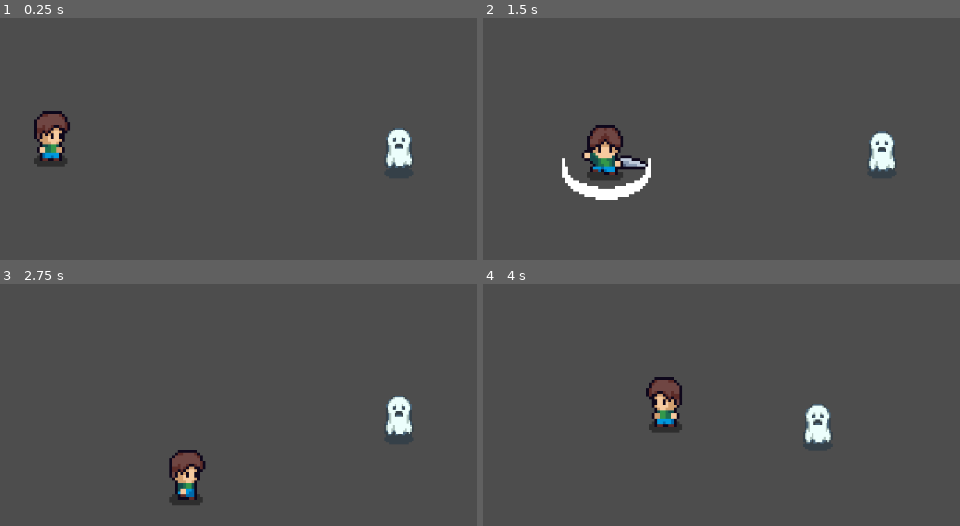
Above: before the commit, frames 1-4 (two rows, left to right).
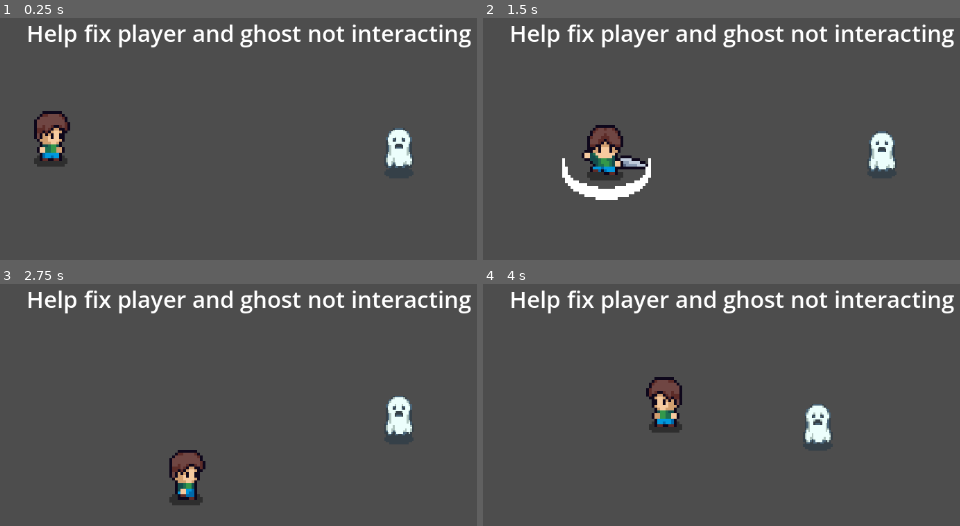
Above: after the commit, the same moments.

Repository: Kahils/supinski-kahil-final
Game: Godot game, scene res://Scenes/level_01.tscn
The game is run twice, just before and just after one commit, with the same random seed, the same clock (stepped at 60 frames per second) and the same inputs.
Inputs:
- Up to frame 1 (0.25 s): no input
- Up to frame 2 (1.5 s): tap Enter at 0.5 s; hold D (right) 0.53-1.28 s; tap Space (attack) at 0.6, 1.35 s; hold S (down) from 1.28 s (still down)
- Up to frame 3 (2.75 s): release S (down) at 2.03 s; hold D (right) from 2.03 s (still down); tap Space (attack) at 2.1 s
- Up to frame 4 (4 s): release D (right) at 2.78 s; hold W (up) 2.78-3.53 s; tap Space (attack) at 2.85, 3.6 s; hold A (left) from 3.53 s (still down)

The runs differ from the first frame. In frame 1, 2.9% of the frame differs, in the area x 5-99%, y 2-13%; in frame 2, 2.9%; in frame 3, 2.9%; in frame 4, 2.9%.

Commit message:
Update7/22

Diff:
--- a/Scenes/ghost.tscn
+++ b/Scenes/ghost.tscn
@@ -2,6 +2,7 @@
 
 [ext_resource type="Texture2D" uid="uid://4j4yvfqoi2yq" path="res://Assets/Holloween_Pack/ghost1.png" id="1_3mxmt"]
 [ext_resource type="Script" uid="uid://78g3yflrgmet" path="res://Scripts/ghost.gd" id="1_e3r4w"]
+[ext_resource type="AudioStream" uid="uid://cfsuqs73b0c0m" path="res://Assets/Audio/HitEnemy.wav" id="3_108wt"]
 
 [sub_resource type="AtlasTexture" id="AtlasTexture_e3r4w"]
 atlas = ExtResource("1_3mxmt")
@@ -127,7 +128,7 @@
 sprite_frames = SubResource("SpriteFrames_pe55a")
 animation = &"move_right"
 autoplay = "move_down"
-frame_progress = 0.13551196
+frame_progress = 0.984946
 
 [node name="CollisionShape2D" type="CollisionShape2D" parent="." unique_id=509954865]
 position = Vector2(-0.39999998, 0.79999995)
@@ -138,5 +139,9 @@
 [node name="CollisionShape2D" type="CollisionShape2D" parent="Sight" unique_id=907575212]
 shape = SubResource("CircleShape2D_3mxmt")
 
+[node name="TakeDamage" type="AudioStreamPlayer2D" parent="." unique_id=1211360878]
+stream = ExtResource("3_108wt")
+pitch_scale = 0.75
+
 [connection signal="body_entered" from="Sight" to="." method="_on_sight_body_entered"]
 [connection signal="body_exited" from="Sight" to="." method="_on_sight_body_exited"]
--- a/Scenes/level_01.tscn
+++ b/Scenes/level_01.tscn
@@ -2,6 +2,9 @@
 
 [ext_resource type="PackedScene" uid="uid://bxua55j6dn5th" path="res://Scenes/player.tscn" id="1_f6slu"]
 [ext_resource type="PackedScene" uid="uid://domq2l8k6xucd" path="res://Scenes/ghost.tscn" id="2_fr3la"]
+
+[sub_resource type="LabelSettings" id="LabelSettings_fr3la"]
+font_size = 33
 
 [node name="Level_01" type="Node2D" unique_id=1602714501]
 
@@ -10,3 +13,11 @@
 
 [node name="Ghost" parent="." unique_id=1929413101 instance=ExtResource("2_fr3la")]
 position = Vector2(817.00006, 325)
+
+[node name="Label" type="Label" parent="." unique_id=1127841806]
+offset_left = 279.0
+offset_top = 137.0
+offset_right = 929.0
+offset_bottom = 183.0
+text = "Help fix player and ghost not interacting "
+label_settings = SubResource("LabelSettings_fr3la")
--- a/Scenes/player.tscn
+++ b/Scenes/player.tscn
@@ -446,6 +446,7 @@
 
 [node name="Hitbox" type="Area2D" parent="." unique_id=574877584]
 position = Vector2(7.5, -0.5)
+collision_mask = 2
 metadata/_edit_group_ = true
 
 [node name="CollisionShape2D" type="CollisionShape2D" parent="Hitbox" unique_id=194558397]
--- a/Scripts/ghost.gd
+++ b/Scripts/ghost.gd
@@ -1,15 +1,19 @@
 extends CharacterBody2D
 
 @onready var animated_sprite_2d = $AnimatedSprite2D
+@onready var take_damage_sound = $TakeDamage
 
 
-const SPEED = 75.0
+const SPEED: int = 75
+const KNOCKBACK_FORCE: int = 100
 
+var is_alive: bool = true
+var health: int = 100
 var target = null
 
 
 func _physics_process(delta: float) -> void:
-	if target:
+	if is_alive and target:
 		_attack(delta)
 
 
@@ -19,6 +23,25 @@
 	position += direction * SPEED * delta
 	animated_sprite_2d.play("move_down")
 
+
+func take_damage(damage: int, attacker_position: Vector2) -> void:
+	health -= damage
+	print(health)
+	if health <= 0:
+		_die()
+	else:
+		take_damage_sound.play()
+	#knockback
+		var knockback_direction = (position - attacker_position).normalized()
+		var target_position = position + knockback_direction * KNOCKBACK_FORCE
+
+		var tween = create_tween()
+		tween.set_ease(Tween.EASE_OUT)
+		tween.set_trans(Tween.TRANS_CUBIC)
+		tween.tween_property(self, "position", target_position, 0.5)
+
+func _die() -> void:
+	is_alive = false
 
 func _on_sight_body_entered(body: Node2D) -> void:
 	if body.name == "Player":
--- a/Scripts/player.gd
+++ b/Scripts/player.gd
@@ -6,6 +6,7 @@
 var last_direction: Vector2 = Vector2.RIGHT
 var is_attacking: bool = false
 var hitbox_offset: Vector2
+var strength: int = 20
 
 
 @onready var animated_sprite_2d = $AnimatedSprite2D
@@ -103,6 +104,7 @@
 			hitbox.position = Vector2(-y, x)
 
 
-func _on_hitbox_body_entered(body):
+func _on_hitbox_body_entered(body: Node2D) -> void:
 	if is_attacking and body.name.begins_with("ghost"):
 		print("HIT")
+		body.take_damage(strength, position)
Not shown, added: Assets/Audio/HitEnemy.wav.import
Not shown, added: Assets/Audio/HitEnemy.wav
